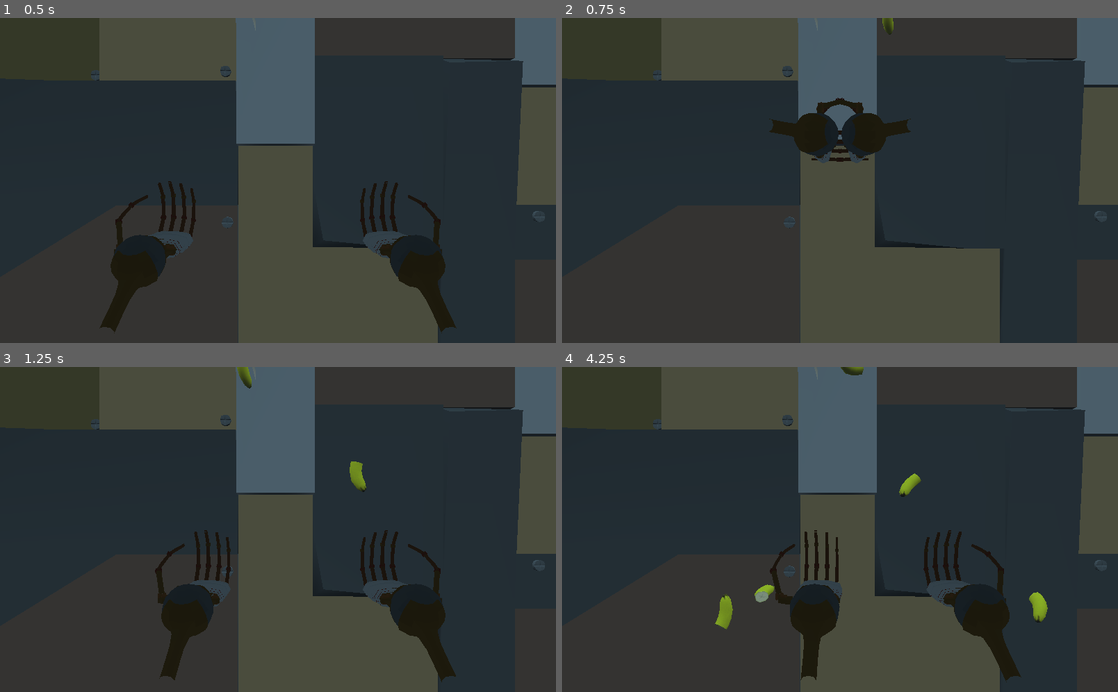
Above: before the commit, frames 1-4 (two rows, left to right).
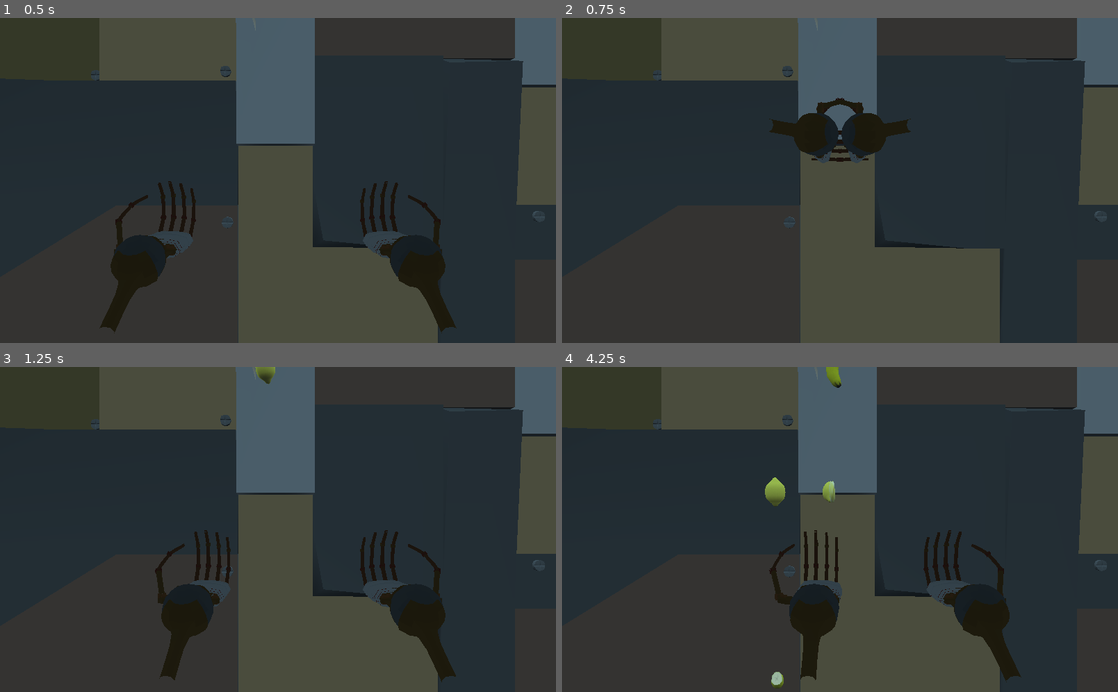
Above: after the commit, the same moments.

Repository: angrykoala/sgdjam21
Game: Godot game, scene res://scenes/main.tscn
Same seed, same stepped clock (60 frames per second), same inputs: the game is played once before the commit and once after it.
Inputs:
- Up to frame 1 (0.5 s): no input
- Up to frame 2 (0.75 s): tap Enter at 0.5 s; hold D (move_lhand_right) from 0.53 s (still down); hold Space (clap) from 0.53 s (still down)
- Up to frame 3 (1.25 s): keep holding D (move_lhand_right); keep holding Space (clap)
- Up to frame 4 (4.25 s): release D (move_lhand_right) at 1.28 s; release Space (clap) at 1.28 s; hold A (move_lhand_left) 1.28-2.03 s; tap Space (clap) at 1.35, 2.85 s; hold Space (clap) 2.03-2.78 s; hold D (move_lhand_right) 2.03-3.53 s; hold A (move_lhand_left) from 3.53 s (still down); hold Space (clap) from 3.53 s (still down)

Frame 1 is identical in both runs. In frame 2, less than 0.1% of the frame differs, in the area x 57-60%, y 0-6%; in frame 3, 0.4%; in frame 4, 1.5%, in the area x 27-88%, y 0-99%.

Commit message:
Spawner support for multiple fruits

Diff:
--- a/autoload/utils.gd
+++ b/autoload/utils.gd
@@ -11,3 +11,6 @@
 	var randy=rng.randf_range(min_value.y, max_value.y)
 	var randz=rng.randf_range(min_value.z, max_value.z)
 	return Vector3(randx,randy,randz)
+
+func get_random_item(items:Array):
+	return items[rng.randi_range(0, items.size()-1)]
--- a/entities/fruit_spawner/fruit_spawner.gd
+++ b/entities/fruit_spawner/fruit_spawner.gd
@@ -1,6 +1,6 @@
 extends Spatial
 
-export var fruit:PackedScene
+export(Array, PackedScene) var fruits
 
 export var min_spawn_force=Vector2(-10, 5)
 export var max_spawn_force=Vector2(10, 15)
@@ -10,11 +10,8 @@
 onready var _min_spawn_force=Vector3(min_spawn_force.x,min_spawn_force.y, 0)
 onready var _max_spawn_force=Vector3(max_spawn_force.x,max_spawn_force.y, 0)
 
-func _ready() -> void:
-	spawn_fruit()
-
-
 func spawn_fruit()->void:
+	var fruit=get_fruit()
 	var fruit_instance=fruit.instance() as RigidBody
 	var spawn_force=Utils.get_random_vector3(_max_spawn_force, _min_spawn_force)
 
@@ -25,3 +22,6 @@
 
 func _on_spawn_timeout() -> void:
 	spawn_fruit()
+
+func get_fruit()->PackedScene:
+	return Utils.get_random_item(fruits)
--- a/scenes/main.tscn
+++ b/scenes/main.tscn
@@ -6,6 +6,7 @@
 [ext_resource path="res://scenes/main.gd" type="Script" id=4]
 [ext_resource path="res://entities/bounds/bounds.tscn" type="PackedScene" id=5]
 [ext_resource path="res://assets/theme.ogg" type="AudioStream" id=6]
+[ext_resource path="res://entities/fruits/half_lemon.tscn" type="PackedScene" id=7]
 [ext_resource path="res://entities/player/player.gd" type="Script" id=8]
 [ext_resource path="res://entities/fruits/half_banana.tscn" type="PackedScene" id=9]
 
@@ -22,7 +23,7 @@
 
 [node name="FruitSpawner" parent="." instance=ExtResource( 3 )]
 transform = Transform( 1, 0, 0, 0, 1, 0, 0, 0, 1, 0, 1.9189, 0 )
-fruit = ExtResource( 9 )
+fruits = [ ExtResource( 7 ), ExtResource( 9 ) ]
 min_spawn_force = Vector2( -8, -2 )
 max_spawn_force = Vector2( 8, 0 )
 
Not shown: 1 places in scenes/main.tscn that only renumber resources
